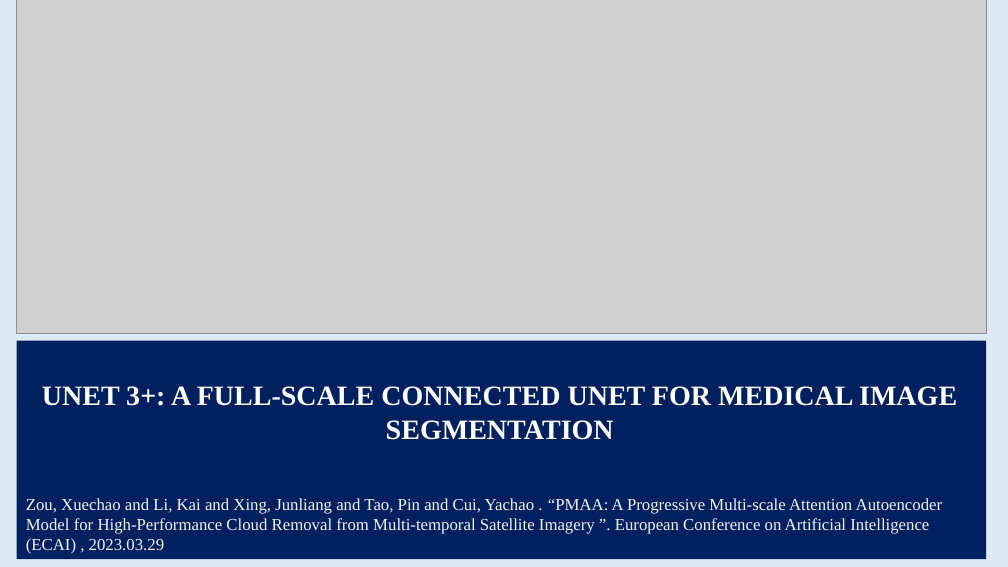
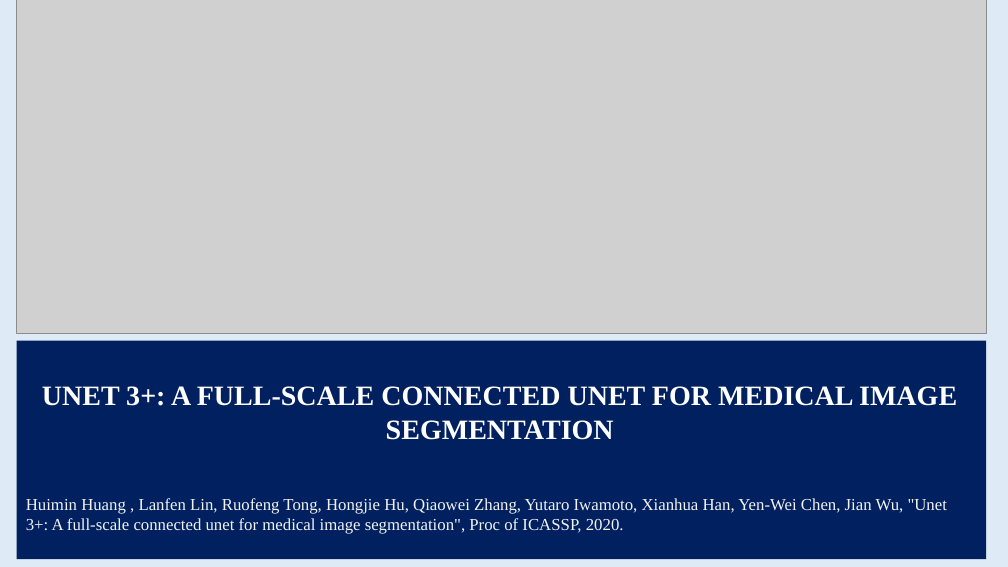
Before and after one commit to rooterShip/daily_note, a slide deck: slide 1 of academic_thesis/UNET 3+/徐淳2023-9-25 UNET 3+ A FULL-SCALE CONNECTED UNET FOR MEDICAL IMAGE SEGMENTATION.pptx. Drawn at 1008x567 pixels with LibreOffice and Linux fonts; fonts in the diff are those of the drawing; grey boxes stand for pictures. Boxes give left, top, right and bottom in pixels: in the first picture for what was removed or moved away, otherwise in the second. Text is boxed around its words. In the diff, an @@ line names an element or a change of style, - is before the commit and + after.

Commit message:
unet3+

```diff
--- a/academic_thesis/UNET 3+/徐淳2023-9-25 UNET 3+ A FULL-SCALE CONNECTED UNET FOR MEDICAL IMAGE SEGMENTATION.pptx
+++ b/academic_thesis/UNET 3+/徐淳2023-9-25 UNET 3+ A FULL-SCALE CONNECTED UNET FOR MEDICAL IMAGE SEGMENTATION.pptx
@@ text at (26,498,947,534): text changed @@
-Zou, Xuechao and Li, Kai and Xing, Junliang and Tao, Pin and Cui, Yachao . “PMAA: A Progressive Multi-scale Attention Autoencoder Model for High-Performance Cloud Removal from Multi-temporal Satellite Imagery ”. European Conference on Artificial Intelligence (ECAI) , 2023.03.29
+Huimin Huang , Lanfen Lin, Ruofeng Tong, Hongjie Hu, Qiaowei Zhang, Yutaro Iwamoto, Xianhua Han, Yen-Wei Chen, Jian Wu, "Unet 3+: A full-scale connected unet for medical image segmentation", Proc of ICASSP, 2020.
```
Also in this commit, not shown: 9 other slides changed, 3 slides added, 7 slides removed.
